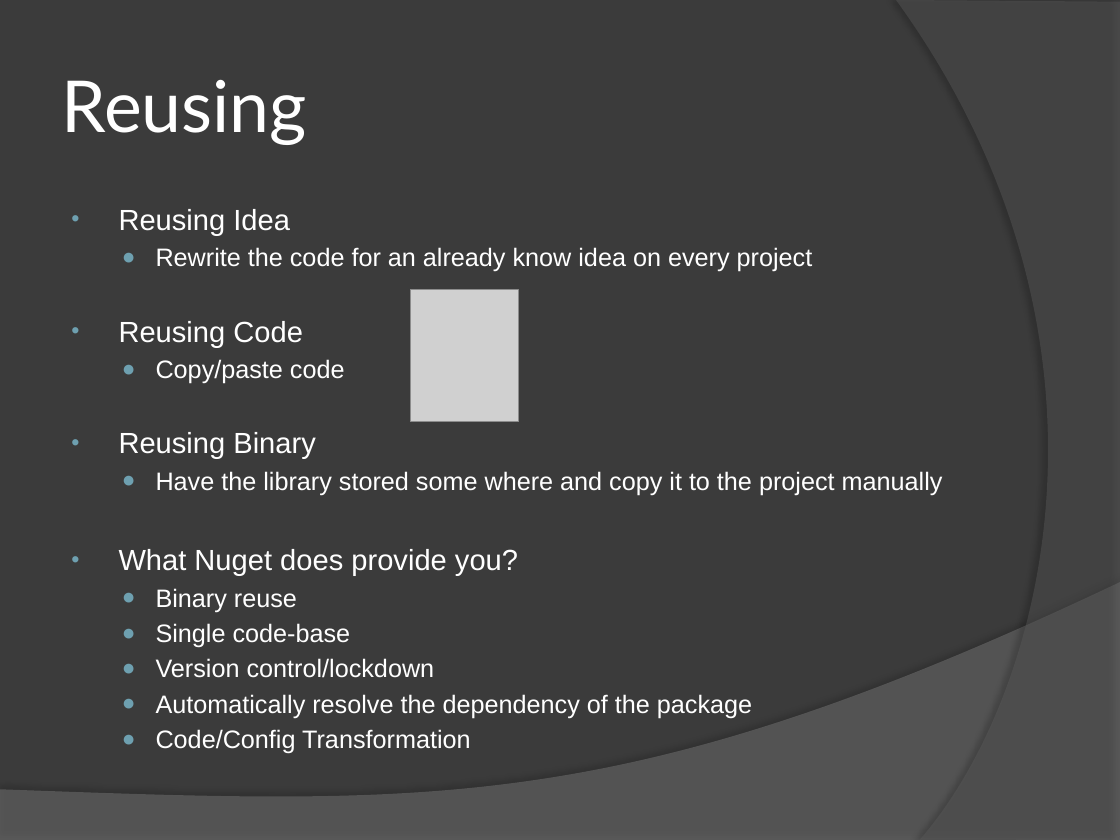
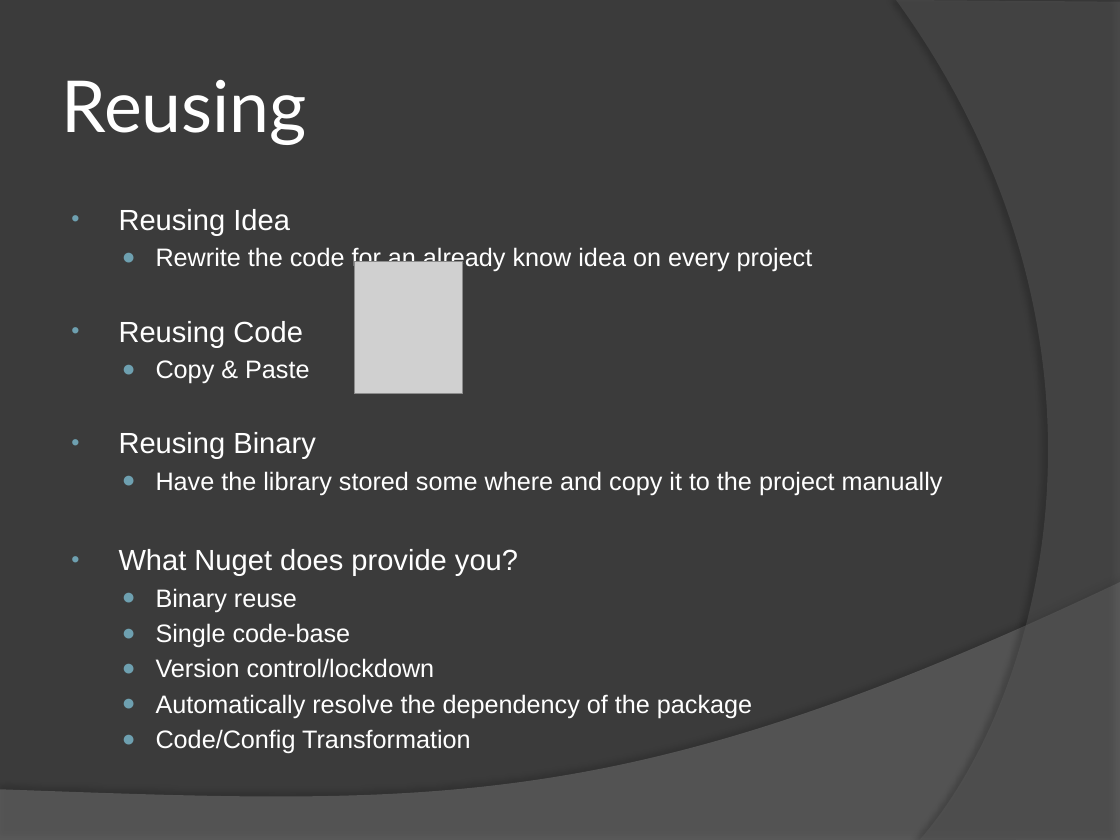
Before and after one commit to khoanguyen/NugetDemo, a slide deck: slide 5 of Introduction to Nuget.pptx. Drawn at 1120x840 pixels with LibreOffice and Linux fonts; fonts in the diff are those of the drawing; grey boxes stand for pictures. Boxes give left, top, right and bottom in pixels: in the first picture for what was removed or moved away, otherwise in the second. Text is boxed around its words. In the diff, an @@ line names an element or a change of style, - is before the commit and + after.

Commit message:
Minor fix

```diff
--- a/Introduction to Nuget.pptx
+++ b/Introduction to Nuget.pptx
@@ picture: place and size @@
-picture at [411,289,519,421]
+picture at [355,261,463,393]
@@ text at [156,360,309,384]: text changed @@
-  ● Copy/paste code
+  ● Copy & Paste
```
